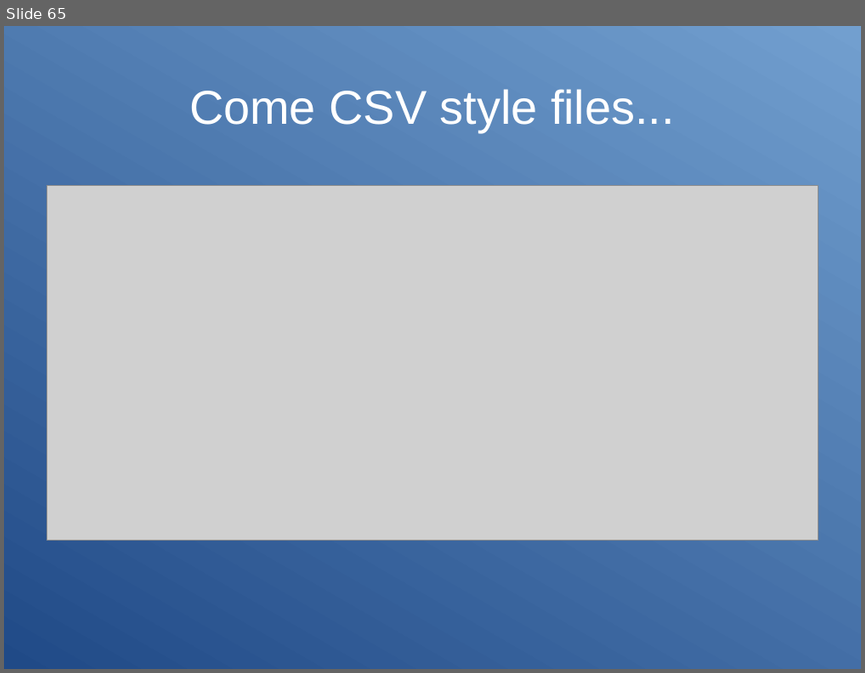
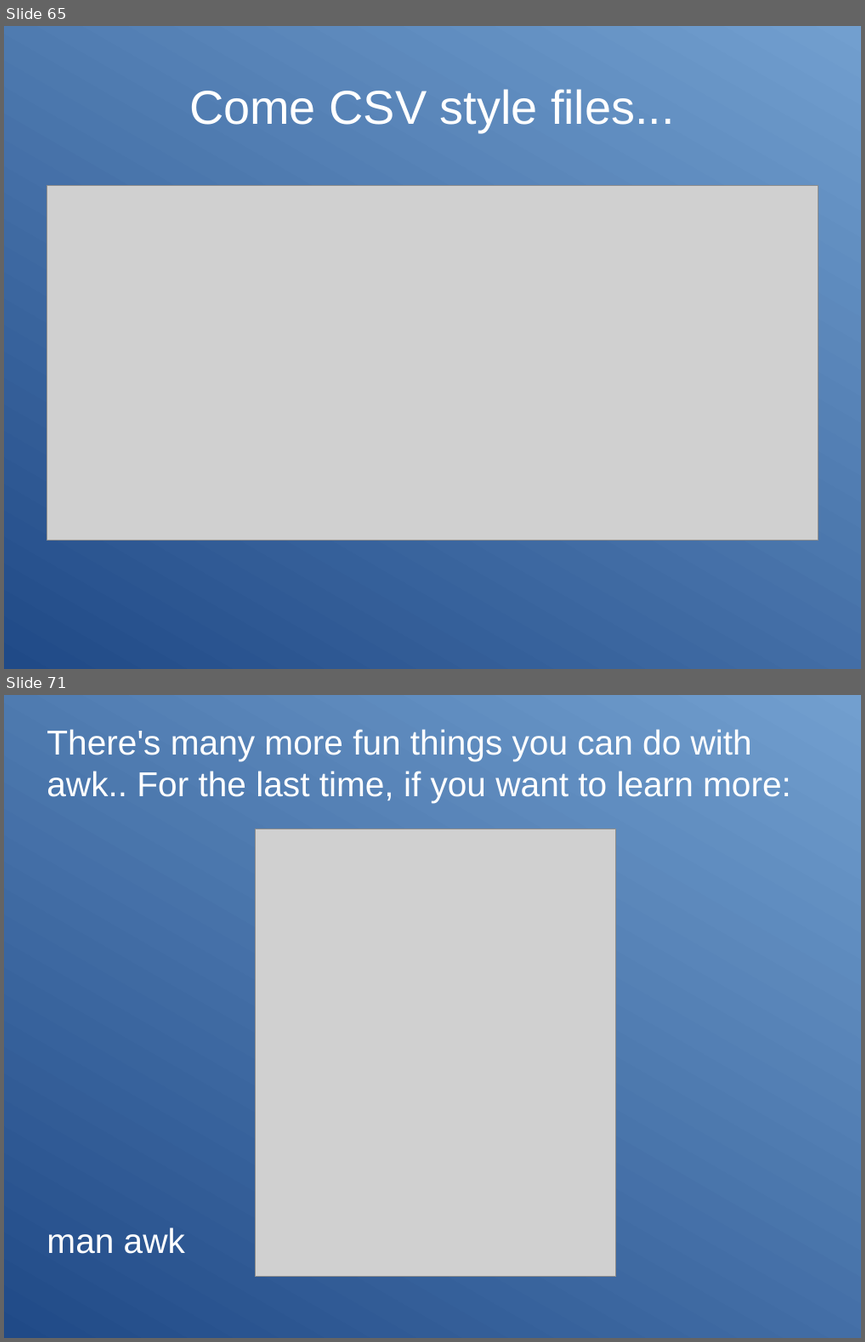
Before and after one commit to Clibre/An-introduction-to-bash, a slide deck: presentation.odp. Shown one above the other, each under a label of ours: slide 65 before the commit, slides 65 and 71 after it; the slides between them are not shown. The pictures are 865x673 and 865x1342 pixels, drawn with LibreOffice and Linux fonts; fonts in the diff are those of the drawing; grey boxes stand for pictures. Boxes give left, top, right and bottom in pixels: in the first picture for what was removed or moved away, otherwise in the second. Text is boxed around its words. In the diff, an @@ line names an element or a change of style, - is before the commit and + after.

```diff
--- a/presentation.odp
+++ b/presentation.odp
@@ slide 71 added at (4, 695, 861, 1338), background gradient #204A87 to #729FCF @@
@@ subtitle added at (46, 729, 791, 803), 32 pt, text #FFFFFF @@
+There's many more fun things you can do with awk.. For the last time, if you want to learn more:
+man awk
@@ picture added at (255, 828, 617, 1276) @@
```
Also in this commit, not shown: 2 slides changed, 3 other slides added, 3 other files.
